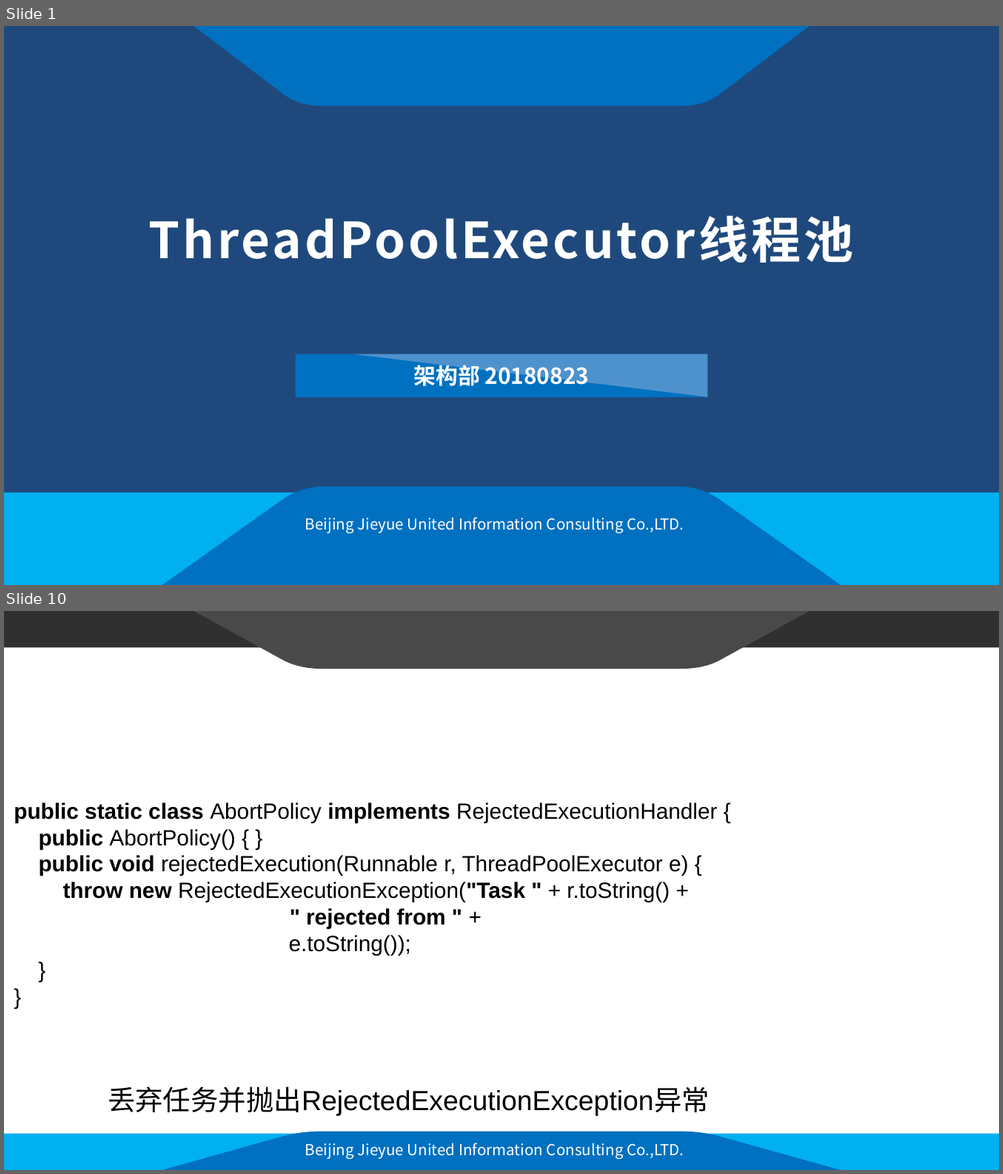
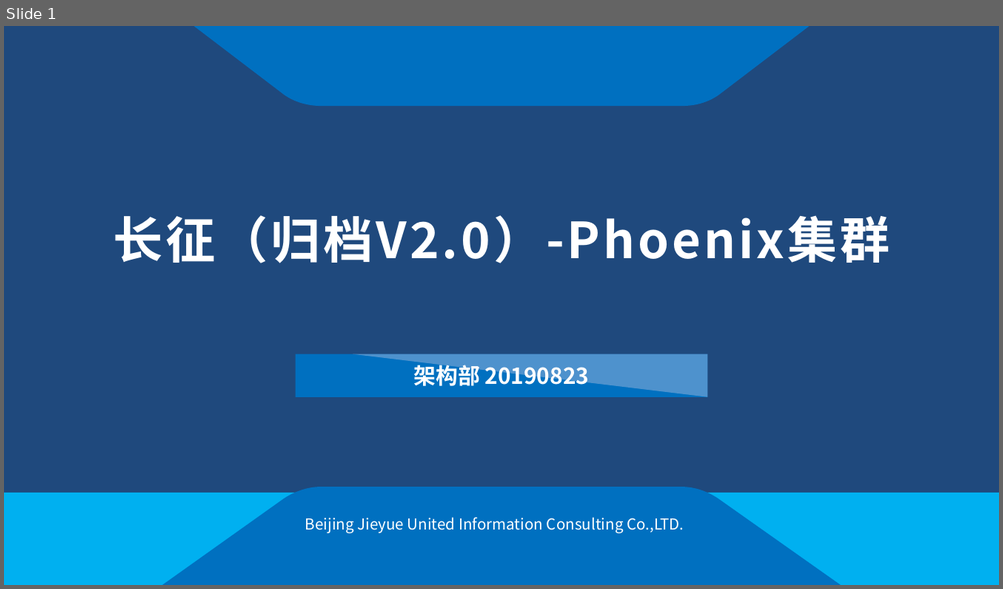
Before and after one commit to franparsunland/documents, a slide deck: 长征-Phoenix集群.pptx. Shown one above the other, each under a label of ours: slides 1 and 10 before the commit, slide 1 after it; the slides between them are not shown. The pictures are 1003x1174 and 1003x589 pixels, drawn with LibreOffice and Linux fonts; fonts in the diff are those of the drawing; background and template pictures are left out. Boxes give left, top, right and bottom in pixels: in the first picture for what was removed or moved away, otherwise in the second. Text is boxed around its words. In the diff, an @@ line names an element or a change of style, - is before the commit and + after.

```diff
--- a/长征-Phoenix集群.pptx
+++ b/长征-Phoenix集群.pptx
@@ slide 10 removed at (x1=4, y1=611, x2=999, y2=1170), background #FFFFFF; not listed: 4 template elements that a slide beside it also shows @@
@@ text removed at (x1=14, y1=803, x2=717, y2=955) @@
-public static class AbortPolicy implements RejectedExecutionHandler {
-public AbortPolicy() { }
-public void rejectedExecution(Runnable r, ThreadPoolExecutor e) {
-throw new RejectedExecutionException("Task " + r.toString() +
-" rejected from " +
-e.toString());
-}
-}
@@ text removed at (x1=108, y1=1087, x2=709, y2=1116) @@
-丢弃任务并抛出RejectedExecutionException异常
@@ text removed at (x1=305, y1=1143, x2=683, y2=1159) @@
-Beijing Jieyue United Information Consulting Co.,LTD.
@@ slide 1 changed as well @@
@@ title at (x1=113, y1=215, x2=890, y2=264): text changed @@
-ThreadPoolExecutor线程池
+长征（归档V2.0）-Phoenix集群
@@ text at (x1=414, y1=362, x2=589, y2=390): text changed @@
-架构部 20180823
+架构部 20190823
```
Also in this commit, not shown: 14 slides added, 22 other slides removed.
